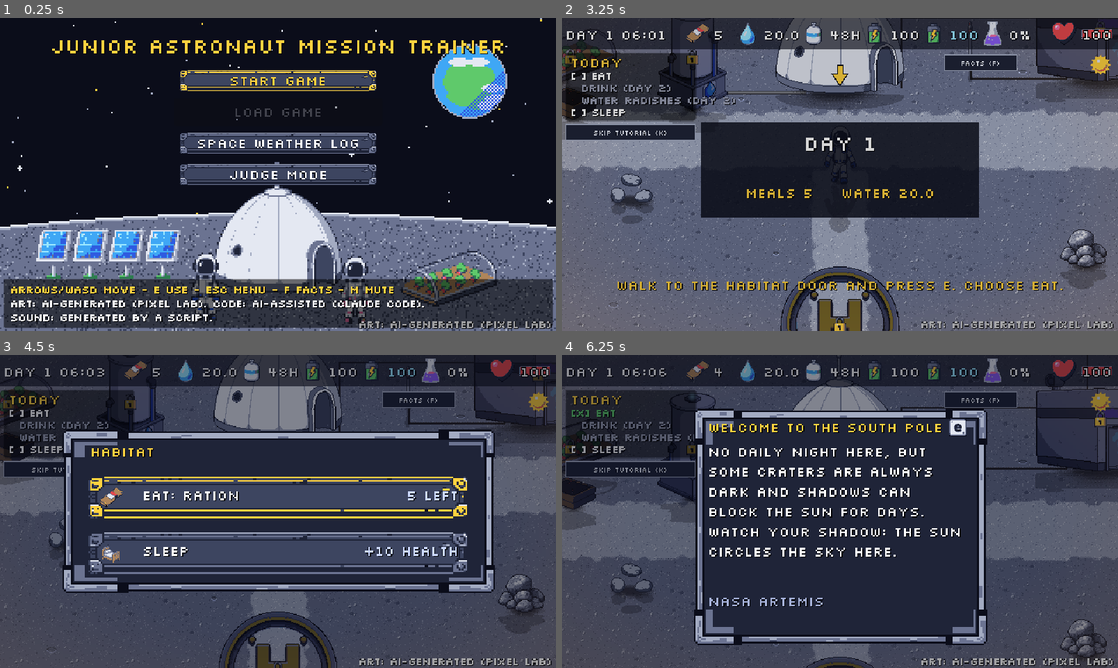
Above: before the commit, frames 1-4 (two rows, left to right).
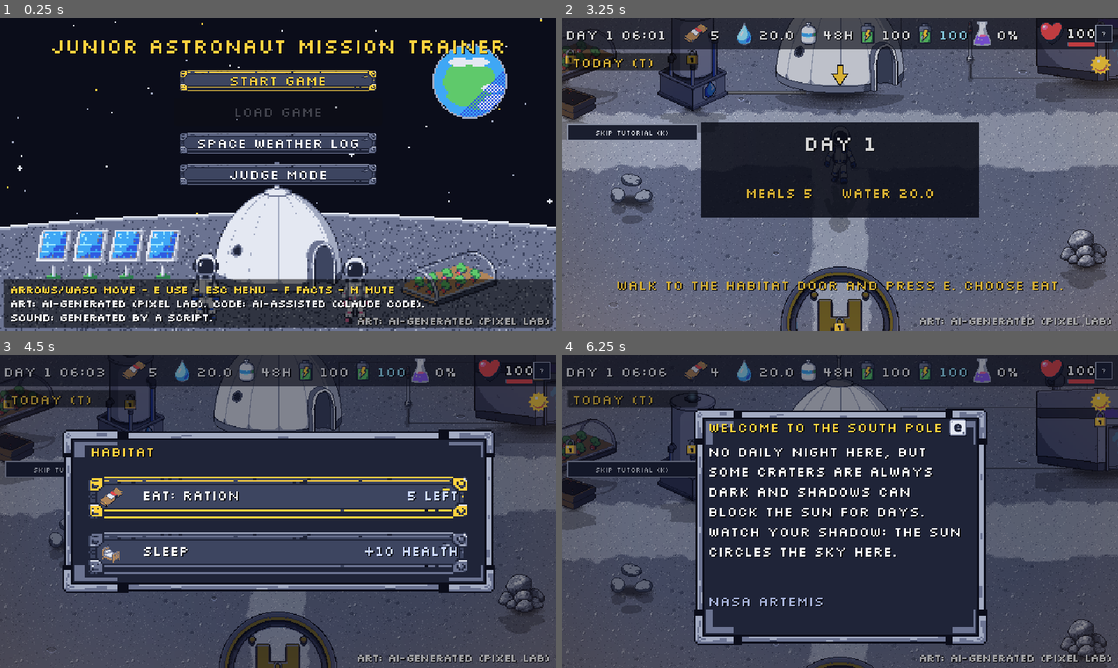
Above: after the commit, the same moments.

Repository: me-AMM/Wings-of-wax
Game: Godot game, scene res://scenes/Title.tscn
Two runs of this game, one before a commit and one after it. Both use one fixed random seed, a clock stepped at 60 frames per second and the inputs below.
Inputs (mouse positions are in pixels of both pictures, inside the frame that each line leads up to):
- Up to frame 1 (0.25 s): no input
- Up to frame 2 (3.25 s): click "Start Game" at 0.5 s; click "Continue" at 1.25 s; tap Enter (ui_accept) at 2, 2.27, 2.75, 3.02 s; move the mouse to (962, 158) at 2.02 s; hold Right (move_right) 2.03-2.78 s; tap T at 2.1, 3.05 s; click (962, 158) at 2.17 s; move the mouse to (728, 190) at 2.77 s; hold Down (move_down) from 2.78 s (still down); tap E (interact) at 2.85 s; click (728, 190) at 2.92 s
- Up to frame 3 (4.5 s): tap E (interact) at 3.5 s; move the mouse to (333, 442) at 3.52 s; release Down (move_down) at 3.53 s; hold Right (move_right) 3.53-4.25 s; tap T at 3.6 s; click (333, 442) at 3.67 s; click "Facts (F)" (after the commit: "?") at 4.25 s
- Up to frame 4 (6.25 s): tap Enter (ui_accept) at 5, 5.27, 6.02 s; move the mouse to (812, 574) at 5.02 s; hold Up (move_up) 5.03-5.78 s; tap L at 5.1 s; click (812, 574) at 5.17 s; tap T at 5.3, 6.05 s; move the mouse to (1006, 558) at 5.77 s; hold Left (move_left) from 5.78 s (still down); tap F at 5.85 s; click (1006, 558) at 5.92 s

The runs differ from the first frame. In frame 1, 0.8% of the frame differs, in the area x 64-100%, y 95-100%; in frame 2, 8.6%, in the area x 0-100%, y 0-100%; in frame 3, 6.1%; in frame 4, 7.5%.

Commit message:
POLISH 4: HUD - health number beside heart, Facts '?' in the strip, 6 px safe margin, small JUDGE label, checklist folds (T) and fades; ground bake tweaks from review
Co-Authored-By: Claude Opus 5.5 <noreply@anthropic.com>

Diff:
--- a/data/text.json
+++ b/data/text.json
@@ -188,6 +188,8 @@
     "back_hint": "E / Esc: back",
     "log_hint": "L: Space Weather Log",
     "fact_log": "Facts (F)",
+    "fact_icon": "?",
+    "goals_hide": "(T)",
     "learned": "What you learned",
     "title_log": "Space Weather Log",
     "source_donki": "NASA DONKI",
--- a/scripts/hud.gd
+++ b/scripts/hud.gd
@@ -6,8 +6,8 @@
 # Also: notice line at the bottom, floating toasts, day splash, black fade, blinking storm icon.
 
 @export var strip_height := 36.0
-@export var first_cell := 140.0      # clock cell ("DAY 32 06:00" in Silkscreen 16)
-@export var cell_widths: Array[float] = [58.0, 76.0, 70.0, 68.0, 68.0, 82.0]   # icon 32 + value, fixed so digits never jitter
+@export var first_cell := 138.0      # clock cell ("DAY 32 06:00" in Silkscreen 16)
+@export var cell_widths: Array[float] = [56.0, 74.0, 68.0, 66.0, 66.0, 80.0]   # icon 32 + value, fixed so digits never jitter
 @export var notice_seconds := 4.0
 
 var sky_icon: TextureRect
@@ -69,35 +69,39 @@
 	var x := first_cell
 	for i in defs.size():
 		var ic := _icon(defs[i][0], Vector2(x, 2), root)
-		var lb := _text(Vector2(x + 34, 8), 16, root)
-		lb.custom_minimum_size = Vector2(cell_widths[i] - 34.0, 20)
+		var lb := _text(Vector2(x + 32, 8), 16, root)
+		lb.custom_minimum_size = Vector2(cell_widths[i] - 32.0, 20)
 		if i == 4:
 			lb.add_theme_color_override("font_color", UIStyle.INFO)    # spare pack on the charger
 		stats.append({"icon": ic, "label": lb, "get": defs[i][1]})
 		x += cell_widths[i]
-	# health: heart + red bar (bar_frame + fill)
+	# health: heart, the number BESIDE it, a thin red bar under the number, then the Facts "?" button.
+	# Everything ends SAFE px from the right edge.
 	var hx := x
 	heart_icon = _icon("icon_heart", Vector2(hx, 2), root)
-	health_bar = HudBar.new().setup(640.0 - hx - 38.0, UIStyle.DANGER)
-	health_bar.position = Vector2(hx + 34, 10)
-	root.add_child(health_bar)
-	health_num = UIKit.world_label("100", 16)         # the Health number sits on its bar
-	health_num.position = Vector2(hx + 34, 8)
-	health_num.size = Vector2(640.0 - hx - 38.0, 20)
+	var num_w := 36.0
+	health_num = UIKit.world_label("100", 16)
+	health_num.position = Vector2(hx + 32, 6)
+	health_num.size = Vector2(num_w, 20)
 	health_num.horizontal_alignment = HORIZONTAL_ALIGNMENT_CENTER
 	health_num.add_theme_constant_override("outline_size", 4)
 	health_num.add_theme_color_override("font_outline_color", Color(0, 0, 0))
 	root.add_child(health_num)
+	health_bar = HudBar.new().setup(num_w, UIStyle.DANGER)
+	health_bar.position = Vector2(hx + 32, 26)
+	health_bar.scale = Vector2(1, 0.5)               # thin bar under the number
+	root.add_child(health_bar)
 	# blinking storm icon under the strip
 	storm_icon = _icon("icon_storm", Vector2(568, strip_height + 2), root)
 	storm_icon.visible = false
 	blackout_icon = _icon("icon_blackout", Vector2(532, strip_height + 2), root)
 	blackout_icon.visible = false
-	judge_label = _text(Vector2(4, 298), 16, root, UIStyle.JUDGE)
+	judge_label = _text(Vector2(440, strip_height + 6), 12, root, UIStyle.JUDGE)     # small, under the strip
 	judge_label.text = Text.t("ui.judge_label")
 	judge_label.visible = false
-	# Fact log: reopens every info card seen so far (also the F key)
-	var fb := UIKit.flat_button(Text.t("ui.fact_log"), Rect2(440, strip_height + 6, 84, 18))
+	# Fact log: a "?" button at the right end of the strip (also the F key); reopens every info card seen so far
+	var fb := UIKit.flat_button(Text.t("ui.fact_icon"), Rect2(640.0 - UIStyle.SAFE - 20.0, 8, 20, 20))
+	fb.tooltip_text = Text.t("ui.fact_log")
 	fb.focus_mode = Control.FOCUS_NONE
 	fb.pressed.connect(open_fact_log)
 	root.add_child(fb)
--- a/scripts/tutorial.gd
+++ b/scripts/tutorial.gd
@@ -10,24 +10,31 @@
 var checks: Array = []          # [{key, label}]
 var skip_btn: Button
 var t := 0.0
+var panel: Control              # the TODAY checklist, docked under the HUD strip on the left
+var box: Control
+var collapsed := false          # T folds it to its heading
+const FADE_ALPHA := 0.4         # when the player walks behind the panel
 
 func _ready() -> void:
 	z_index = 300
 	layer = CanvasLayer.new()
 	layer.layer = 9                 # under the HUD strip layer (10), above the world
 	add_child(layer)
-	var box := UIKit.dark_box()
-	box.position = Vector2(4, 40)
+	panel = Control.new()
+	panel.mouse_filter = Control.MOUSE_FILTER_IGNORE
+	layer.add_child(panel)
+	box = UIKit.dark_box()
+	box.position = Vector2(UIStyle.SAFE, 40)
 	box.size = Vector2(150, 78)
-	layer.add_child(box)
-	var head := UIKit.world_label(Text.t("ui.goals"), 16, UIStyle.ACCENT)
-	head.position = Vector2(10, 40)
-	layer.add_child(head)
+	panel.add_child(box)
+	var head := UIKit.world_label(Text.t("ui.goals") + " " + Text.t("ui.goals_hide"), 16, UIStyle.ACCENT)
+	head.position = Vector2(UIStyle.SAFE + 6, 40)
+	panel.add_child(head)
 	var y := 58.0
 	for k in ["eat", "drink", "radish", "sleep"]:
 		var l := UIKit.world_label("", 12)
-		l.position = Vector2(10, y)
-		layer.add_child(l)
+		l.position = Vector2(UIStyle.SAFE + 6, y)
+		panel.add_child(l)
 		checks.append({"key": k, "label": l})
 		y += 14.0
 	goal_label = UIKit.world_label("", 16, UIStyle.ACCENT)
@@ -35,7 +42,7 @@
 	goal_label.size = Vector2(640, 20)
 	goal_label.horizontal_alignment = HORIZONTAL_ALIGNMENT_CENTER
 	layer.add_child(goal_label)
-	skip_btn = UIKit.flat_button(Text.t("ui.skip_tutorial"), Rect2(4, 122, 150, 18))
+	skip_btn = UIKit.flat_button(Text.t("ui.skip_tutorial"), Rect2(UIStyle.SAFE, 122, 150, 18))
 	skip_btn.focus_mode = Control.FOCUS_NONE
 	skip_btn.pressed.connect(_skip)
 	layer.add_child(skip_btn)
@@ -46,6 +53,21 @@
 func _unhandled_input(e: InputEvent) -> void:
 	if e is InputEventKey and e.pressed and not e.echo and e.keycode == KEY_K:
 		_skip()
+	if e is InputEventKey and e.pressed and not e.echo and e.keycode == KEY_T:
+		collapsed = not collapsed
+		for c in checks:
+			c["label"].visible = not collapsed
+		box.size.y = 20.0 if collapsed else 78.0
+
+# fade the checklist to 40% while the astronaut is behind it, so it never hides the player
+func _fade_panel() -> void:
+	var pl: Node2D = outpost.get_node_or_null("World/Player") if outpost != null else null
+	if pl == null:
+		return
+	var sp: Vector2 = pl.get_global_transform_with_canvas().origin
+	var r := Rect2(box.position, box.size).grow(12)
+	var target := FADE_ALPHA if r.has_point(sp) or r.has_point(sp + Vector2(0, -24)) else 1.0
+	panel.modulate.a = move_toward(panel.modulate.a, target, 0.08)
 
 # which goal is next today, and which building it is at
 func _next_goal() -> Array:
@@ -66,6 +88,7 @@
 
 func _process(delta: float) -> void:
 	t += delta
+	_fade_panel()
 	var gs := GameState
 	# checklist
 	for c in checks:
--- a/scripts/ui_style.gd
+++ b/scripts/ui_style.gd
@@ -16,6 +16,7 @@
 const TITLE := 24
 # spacing (4 px grid)
 const PAD := 8
+const SAFE := 6.0          # safe margin from every screen edge (watermark, JUDGE MODE label, panels)
 const GAP := 4
 const RADIUS := 2
 # motion
--- a/scripts/watermark.gd
+++ b/scripts/watermark.gd
@@ -17,7 +17,7 @@
 	label.add_theme_constant_override("outline_size", 2)
 	label.modulate.a = 0.6                        # about 60% opacity
 	label.horizontal_alignment = HORIZONTAL_ALIGNMENT_RIGHT
-	label.position = Vector2(300, 344)
+	label.position = Vector2(640 - 6 - 336, 360 - 6 - 14)     # 6 px safe margin, nothing cut off
 	label.size = Vector2(336, 14)
 	label.mouse_filter = Control.MOUSE_FILTER_IGNORE
 	add_child(label)
Binary file changed: assets_derived/ground_outpost.png
Binary file changed: docs/screenshots/01_title.png
Binary file changed: docs/screenshots/02_outpost_sliders.png
Binary file changed: docs/screenshots/03_storm_mission_real_flare.png
Binary file changed: docs/screenshots/04_shadow_day.png
Binary file changed: docs/screenshots/05_day1_goals.png
Binary file changed: docs/screenshots/06_space_weather_log.png
Binary file changed: docs/screenshots/07_ending_stars.png
Not shown, changed: docs/DECISIONS_LOG.md
